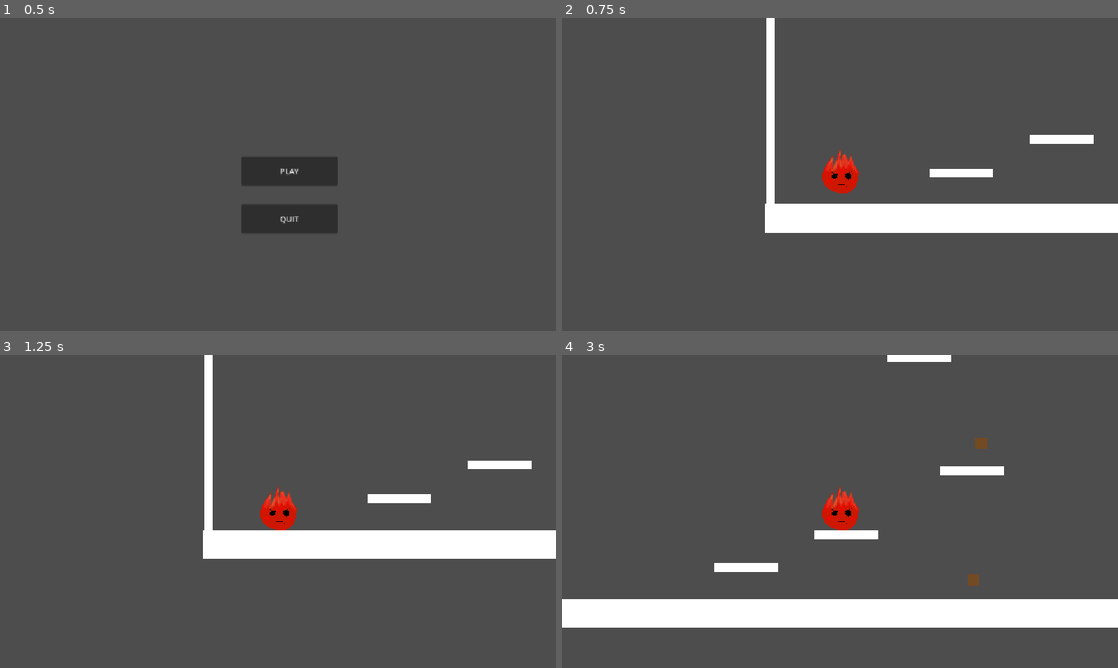
Above: before the commit, frames 1-4 (two rows, left to right).
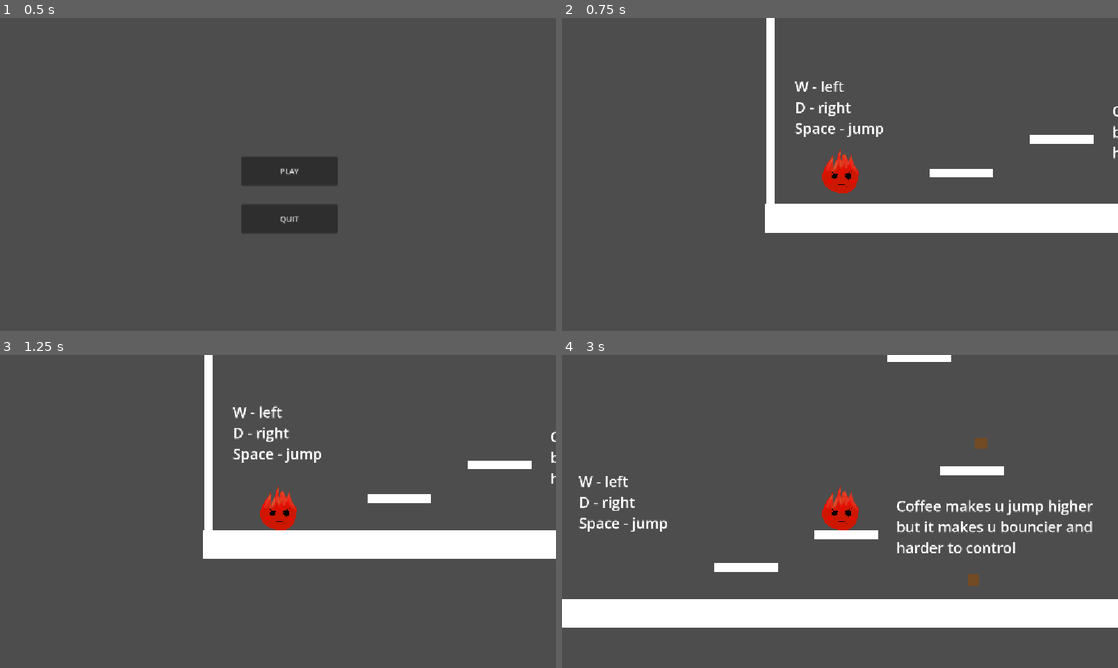
Above: after the commit, the same moments.

Repository: Gozittopl/HavenGameJam
Game: Godot game, scene res://scenes/Mainmenu.tscn
The game is run twice, just before and just after one commit, with the same random seed, the same clock (stepped at 60 frames per second) and the same inputs.
Inputs:
- Up to frame 1 (0.5 s): no input
- Up to frame 2 (0.75 s): click "PLAY" at 0.5 s
- Up to frame 3 (1.25 s): no input
- Up to frame 4 (3 s): tap Enter (ui_accept) at 1.25, 1.52, 2.27 s; hold D (move_right) 1.28-2.78 s; hold A (move_left) from 2.78 s (still down)

Frame 1 is identical in both runs. In frame 2, 0.5% of the frame differs, in the area x 41-100%, y 20-46%; in frame 3, 0.6%; in frame 4, 1.9%, in the area x 3-96%, y 38-64%.

Commit message:
k

Diff:
--- a/scenes/tutorial.tscn
+++ b/scenes/tutorial.tscn
@@ -57,3 +57,23 @@
 
 [node name="Ground2" parent="." unique_id=1439100834 instance=ExtResource("2_cq4me")]
 position = Vector2(-38, -1343)
+
+[node name="Label" type="Label" parent="." unique_id=1372729363]
+offset_left = -1136.0
+offset_top = 444.0
+offset_right = -828.0
+offset_bottom = 657.0
+theme_override_font_sizes/font_size = 50
+text = "W - left
+D - right
+Space - jump"
+
+[node name="Label2" type="Label" parent="." unique_id=1457775119]
+offset_left = -40.0
+offset_top = 529.0
+offset_right = 639.0
+offset_bottom = 742.0
+theme_override_font_sizes/font_size = 50
+text = "Coffee makes u jump higher
+but it makes u bouncier and
+harder to control"
Not shown, added: export_presets.cfg
